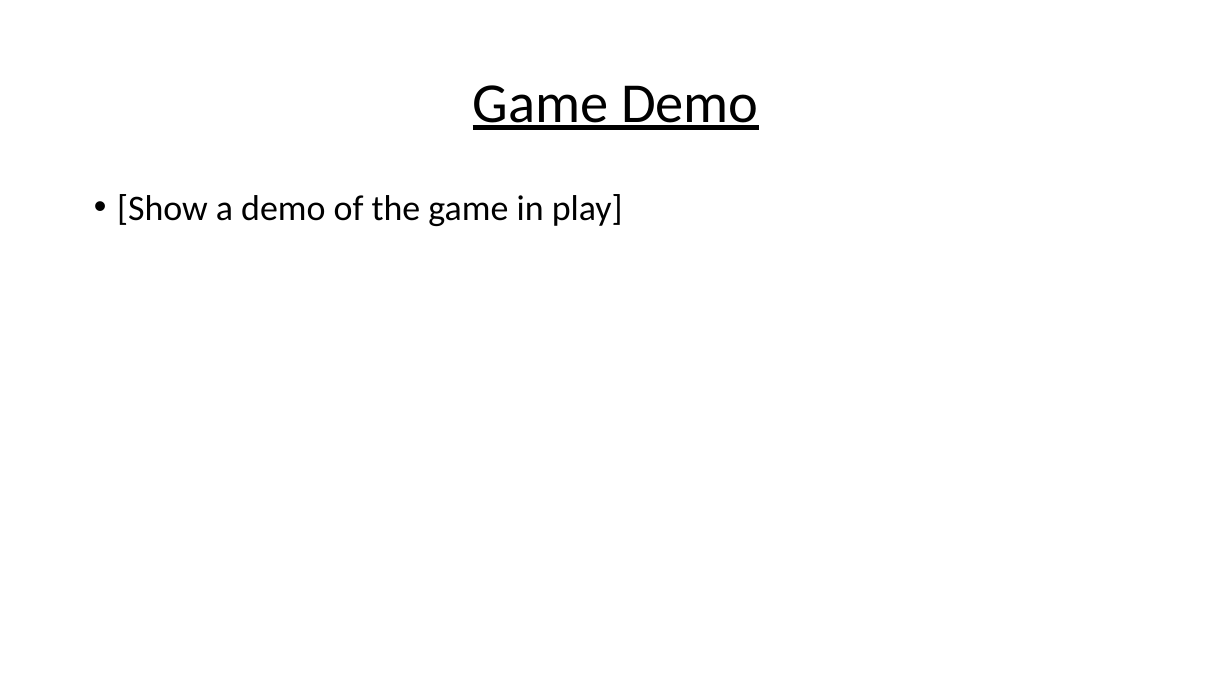
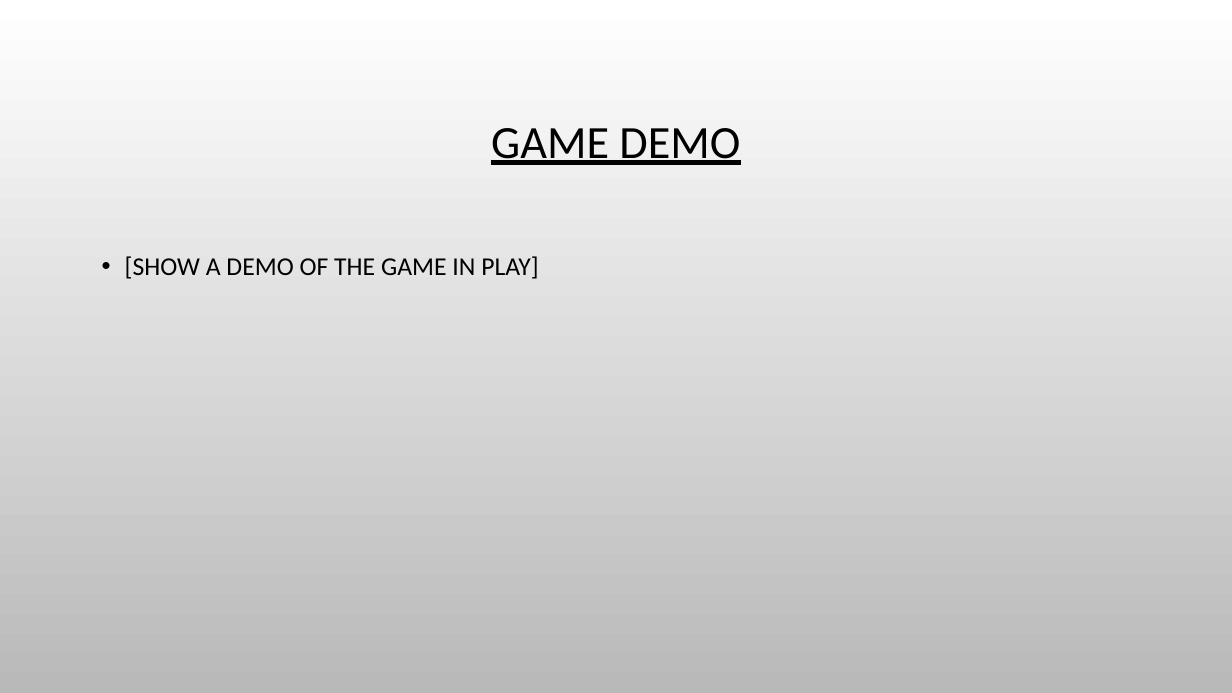
Before and after one commit to chesney85/Year2GameDev, a slide deck: slide 14 of TeamDocs/WordDocs/JelBlob_Presentation_Rough_Idea_Layout.pptx. Drawn at 1232x693 pixels with LibreOffice and Linux fonts; fonts in the diff are those of the drawing; background and template pictures are left out. Boxes give left, top, right and bottom in pixels: in the first picture for what was removed or moved away, otherwise in the second. Text is boxed around its words. In the diff, an @@ line names an element or a change of style, - is before the commit and + after.

```diff
--- a/TeamDocs/WordDocs/JelBlob_Presentation_Rough_Idea_Layout.pptx
+++ b/TeamDocs/WordDocs/JelBlob_Presentation_Rough_Idea_Layout.pptx
@@ background #FFFFFF to picture (left out) @@
@@ title at box(491, 128, 740, 165): text changed; size 44 to 36 pt @@
-Game Demo
+GAME DEMO
@@ text at box(125, 256, 538, 279): text changed; size 28 to 20 pt @@
-• [Show a demo of the game in play]
+• [SHOW A DEMO OF THE GAME IN PLAY]
```
Also in this commit, not shown: 12 other slides changed, 2 slides added, 2 slides removed, 1 other file.
